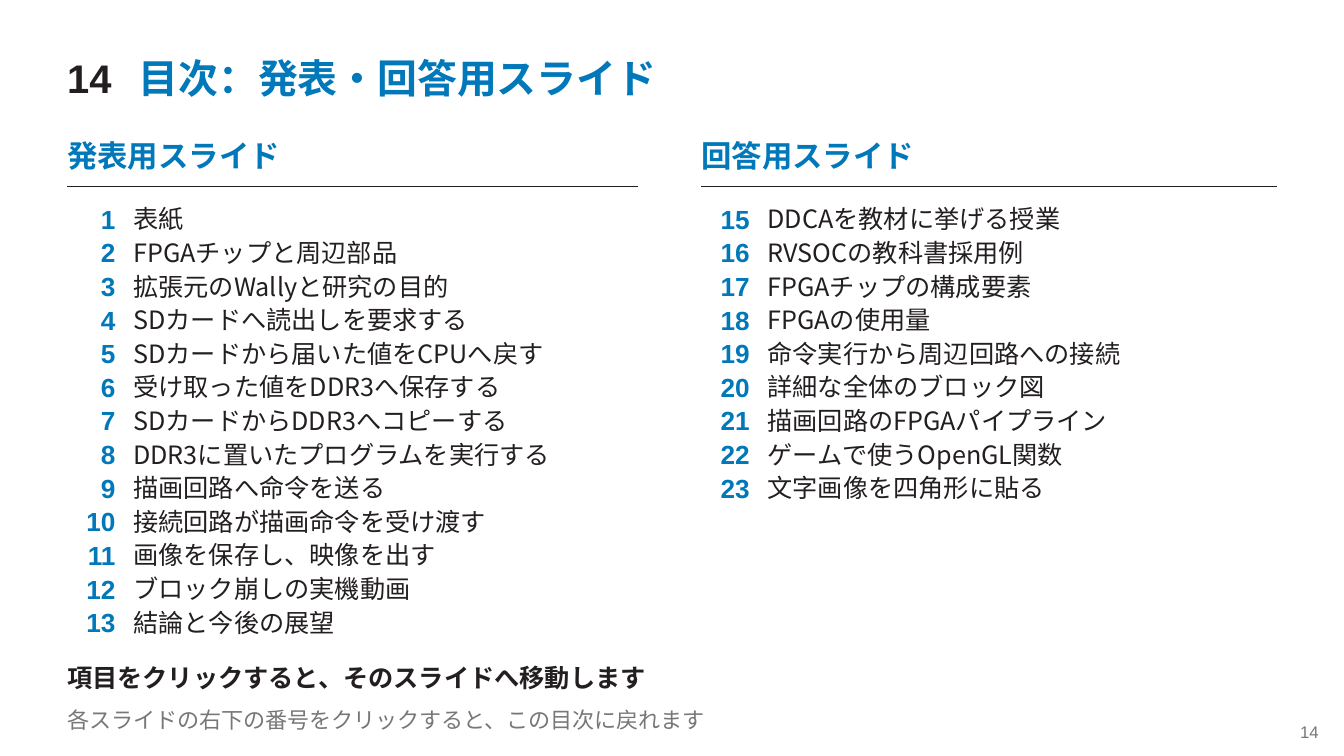
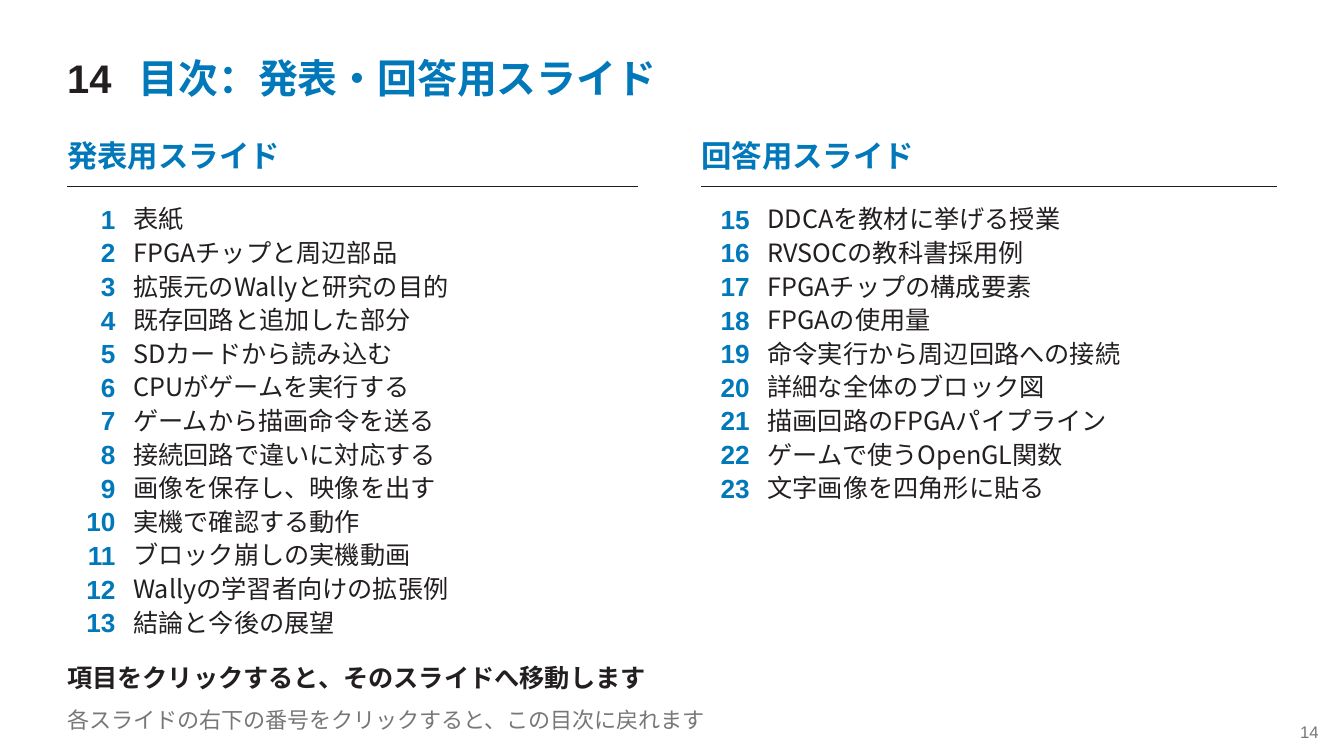
Before and after one commit to SoshiroFujimori/wally-game-console-research, a slide deck: slide 14 of docs/presentation/中間発表_主要事項.pptx. Drawn at 1344x756 pixels with LibreOffice and Linux fonts; fonts in the diff are those of the drawing. Boxes give left, top, right and bottom in pixels: in the first picture for what was removed or moved away, otherwise in the second. Text is boxed around its words. In the diff, an @@ line names an element or a change of style, - is before the commit and + after.

```diff
--- a/docs/presentation/中間発表_主要事項.pptx
+++ b/docs/presentation/中間発表_主要事項.pptx
@@ text at (133, 307, 410, 331): text changed @@
-SDカードへ読出しを要求する
+既存回路と追加した部分
@@ text at (133, 341, 392, 365): text changed @@
-SDカードから届いた値をCPUへ戻す
+SDカードから読み込む
@@ text at (133, 375, 409, 398): text changed @@
-受け取った値をDDR3へ保存する
+CPUがゲームを実行する
@@ text at (133, 408, 435, 432): text changed @@
-SDカードからDDR3へコピーする
+ゲームから描画命令を送る
@@ text at (133, 442, 435, 466): text changed @@
-DDR3に置いたプログラムを実行する
+接続回路で違いに対応する
@@ text "画像を保存し、映像を出す": place and size @@
-text "画像を保存し、映像を出す" at (133, 543, 435, 566)
+text "画像を保存し、映像を出す" at (133, 476, 435, 499)
@@ text removed at (133, 475, 385, 499) @@
-描画回路へ命令を送る
@@ text "ブロック崩しの実機動画": place and size @@
-text "ブロック崩しの実機動画" at (133, 576, 410, 600)
+text "ブロック崩しの実機動画" at (133, 542, 410, 566)
@@ text at (133, 510, 360, 533): text changed @@
-接続回路が描画命令を受け渡す
+実機で確認する動作
@@ text added at (133, 577, 448, 604), 18 pt, text #231F20 @@
+Wallyの学習者向けの拡張例
```
Also in this commit, not shown: 8 other slides changed, 8 slides added, 8 slides removed, 22 other files.
